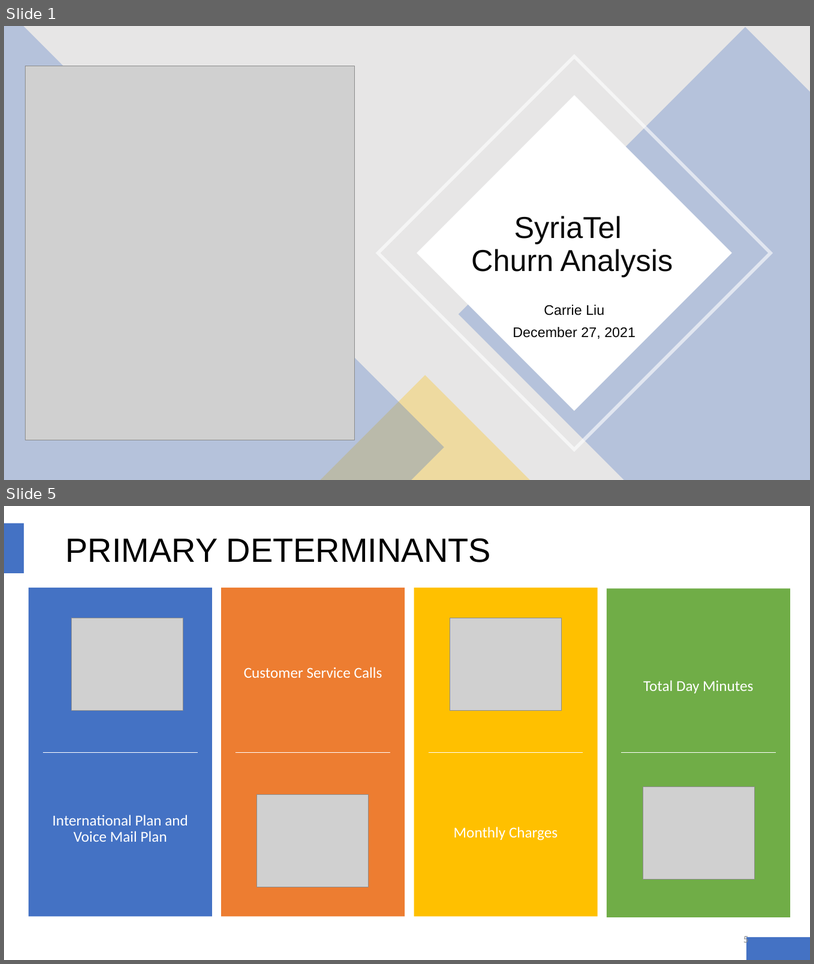
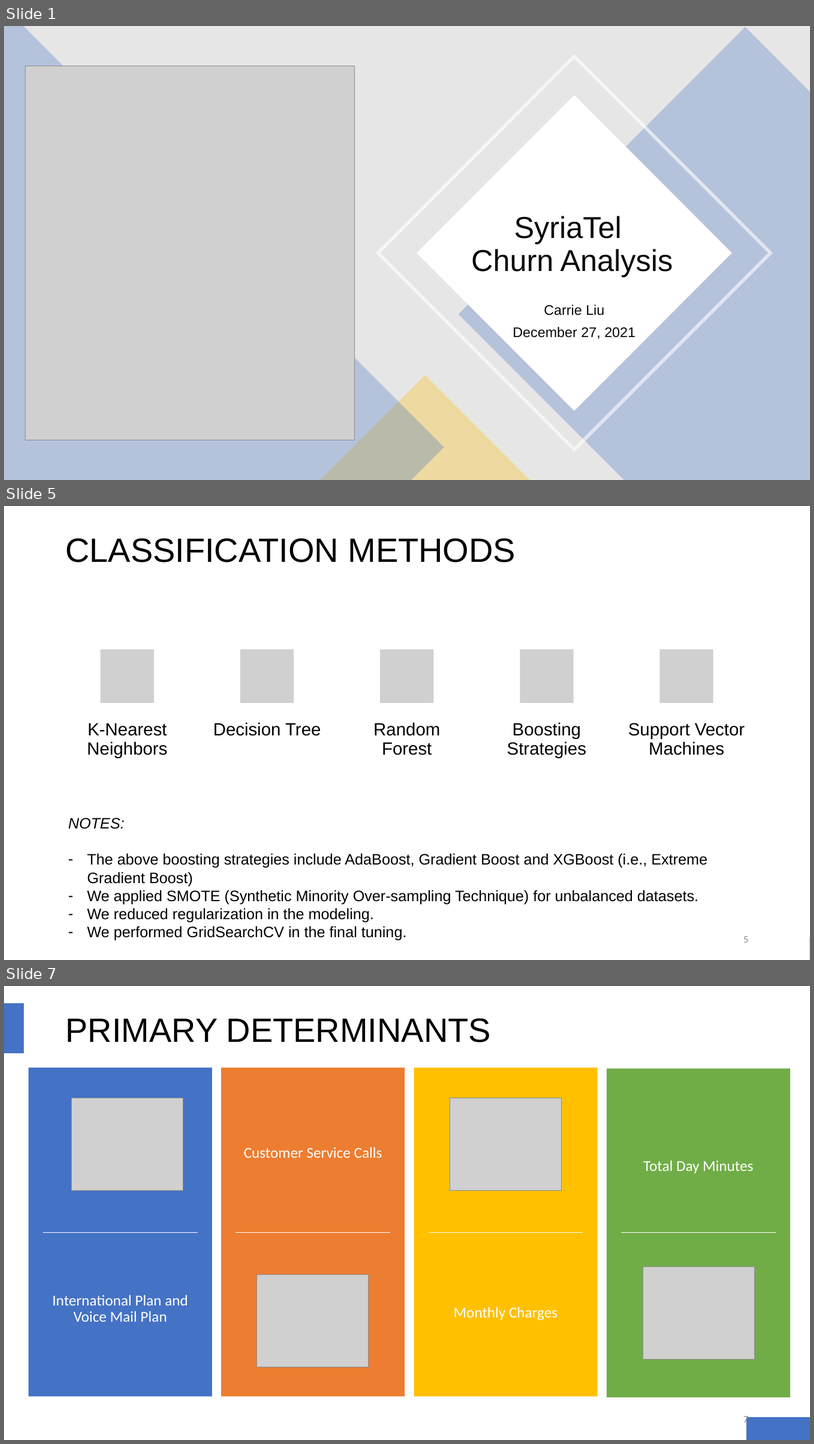
Before and after one commit to carlearn/dsc-mod-3-project-v2-1, a slide deck: SyriaTel Churn Analysis.pptx. Shown one above the other, each under a label of ours: slides 1 and 5 before the commit, slides 1, 5 and 7 after it; the slides between them are not shown. The pictures are 814x964 and 814x1444 pixels, drawn with LibreOffice and Linux fonts; fonts in the diff are those of the drawing; grey boxes stand for pictures. Boxes give left, top, right and bottom in pixels: in the first picture for what was removed or moved away, otherwise in the second. Text is boxed around its words. In the diff, an @@ line names an element or a change of style, - is before the commit and + after.

```diff
--- a/SyriaTel Churn Analysis.pptx
+++ b/SyriaTel Churn Analysis.pptx
@@ slide 5 added at [4, 506, 810, 960], background #FFFFFF; not listed: 2 template elements that a slide beside it also shows @@
@@ rectangle added at [4, 506, 810, 960], fill #FFFFFF @@
@@ text added at [65, 538, 516, 562], 40 pt, text #000000 @@
+CLASSIFICATION METHODS
@@ group added at [87, 649, 745, 758]: 5 pictures, 5 texts @@
+K-Nearest Neighbors
+Decision Tree
+Random Forest
+Boosting Strategies
+Support Vector Machines
@@ text added at [68, 817, 708, 940], 18 pt, text #000000 @@
+NOTES:
+– The above boosting strategies include AdaBoost, Gradient Boost and XGBoost (i.e., Extreme Gradient Boost)
+– We applied SMOTE (Synthetic Minority Over-sampling Technique) for unbalanced datasets.
+– We reduced regularization in the modeling.
+– We performed GridSearchCV in the final tuning.
@@ page number added at [744, 936, 749, 942], 12 pt, text #8C8C8C @@
+5
@@ what was slide 5 is now slide 7 @@
@@ page number at [744, 1416, 749, 1425]: text changed @@
-5
+7
```
Also in this commit, not shown: 2 slides changed, 1 other slide added, 4 other files.
